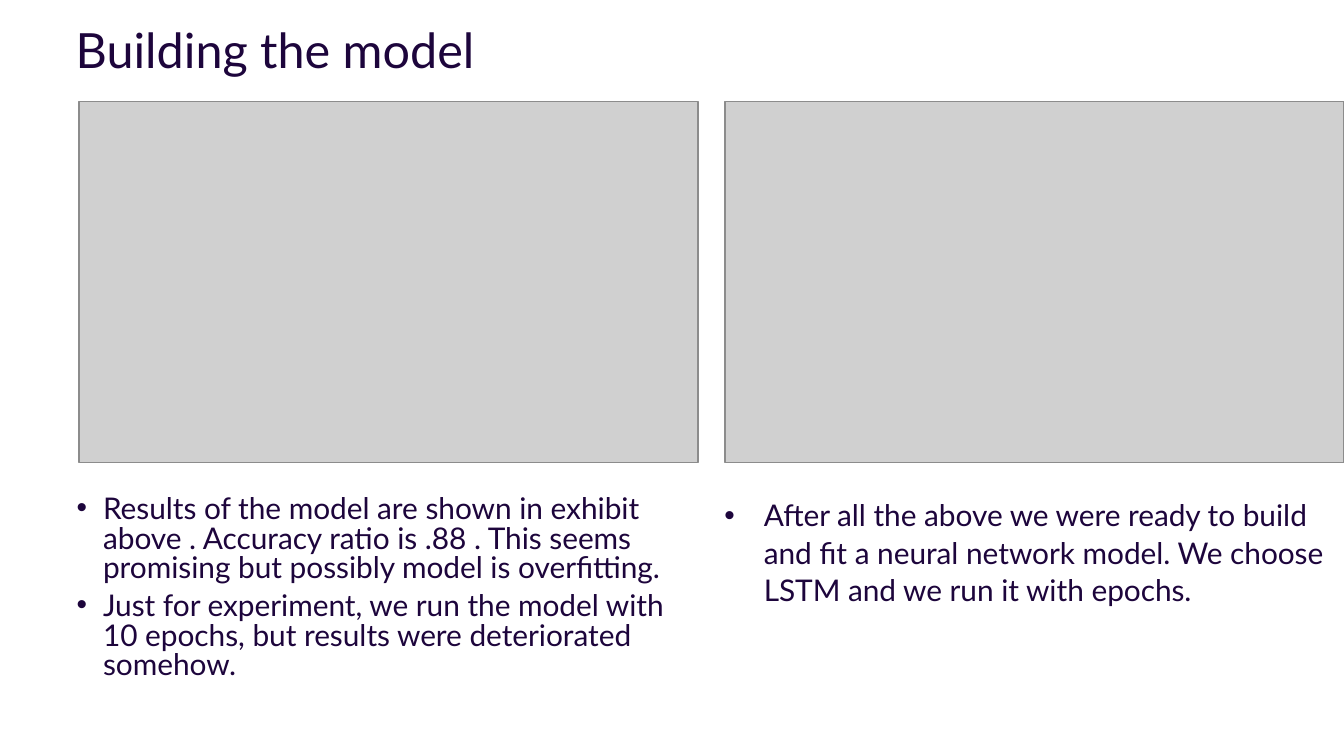
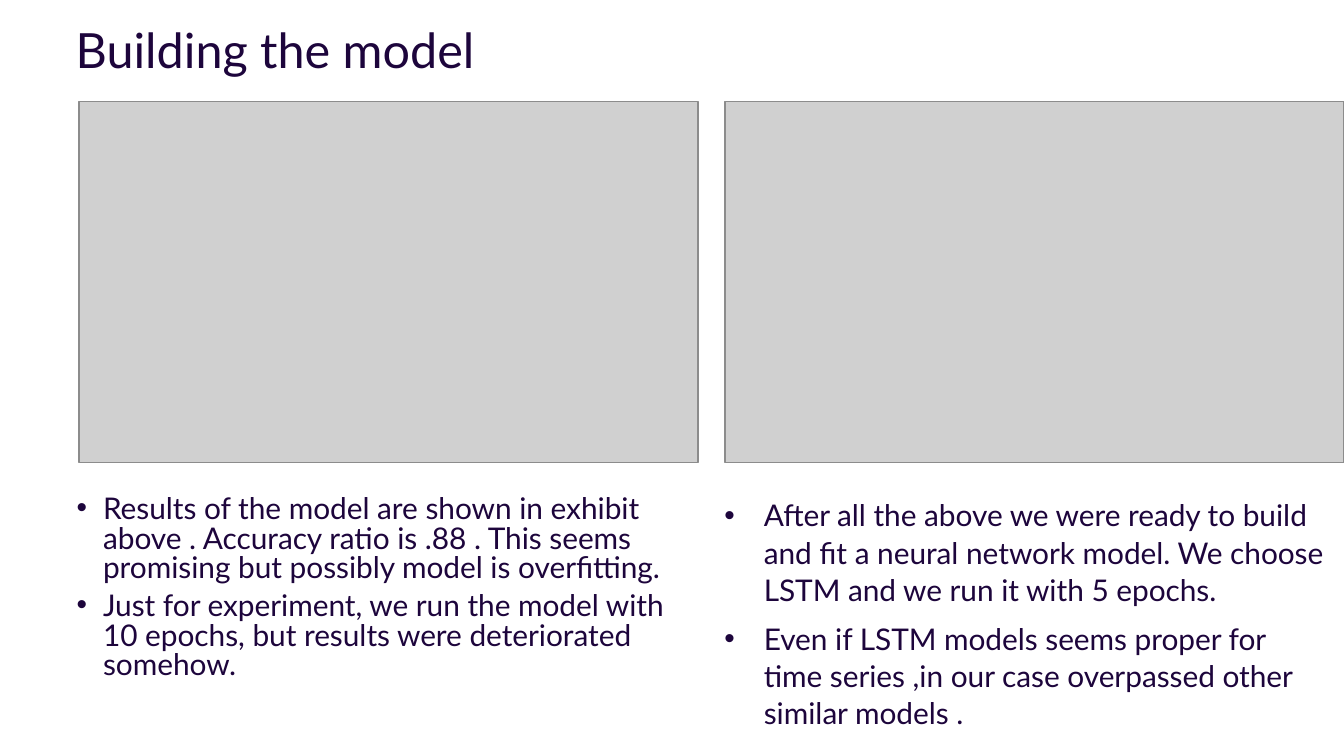
Before and after one commit to s610917/ProjectML, a slide deck: slide 21 of ML project presentation_opposites_DM.pptx. Drawn at 1344x756 pixels with LibreOffice and Linux fonts; fonts in the diff are those of the drawing; grey boxes stand for pictures; background and template pictures are left out. Boxes give left, top, right and bottom in pixels: in the first picture for what was removed or moved away, otherwise in the second. Text is boxed around its words. In the diff, an @@ line names an element or a change of style, - is before the commit and + after.

```diff
--- a/ML project presentation_opposites_DM.pptx
+++ b/ML project presentation_opposites_DM.pptx
@@ text at (764,504,1323,725): text changed @@
-• After all the above we were ready to build and fit a neural network model. We choose LSTM and we run it with epochs.
+• After all the above we were ready to build and fit a neural network model. We choose LSTM and we run it with 5 epochs.
+• Even if LSTM models seems proper for time series ,in our case overpassed other similar models .
```
Also in this commit, not shown: 3 other slides changed.
